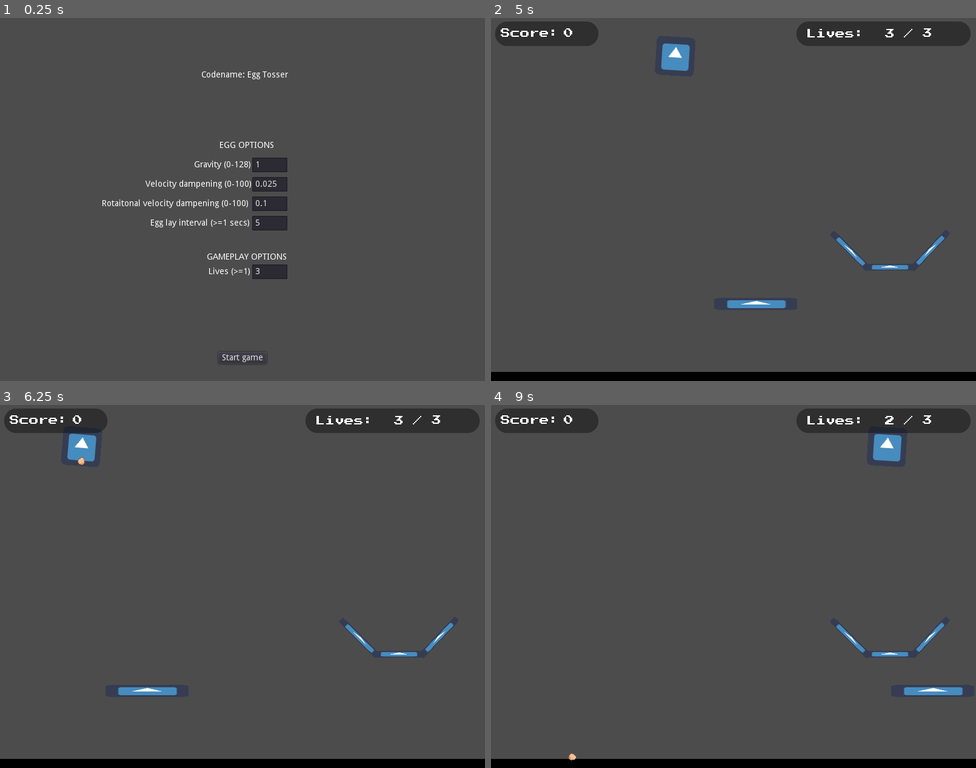
Above: before the commit, frames 1-4 (two rows, left to right).
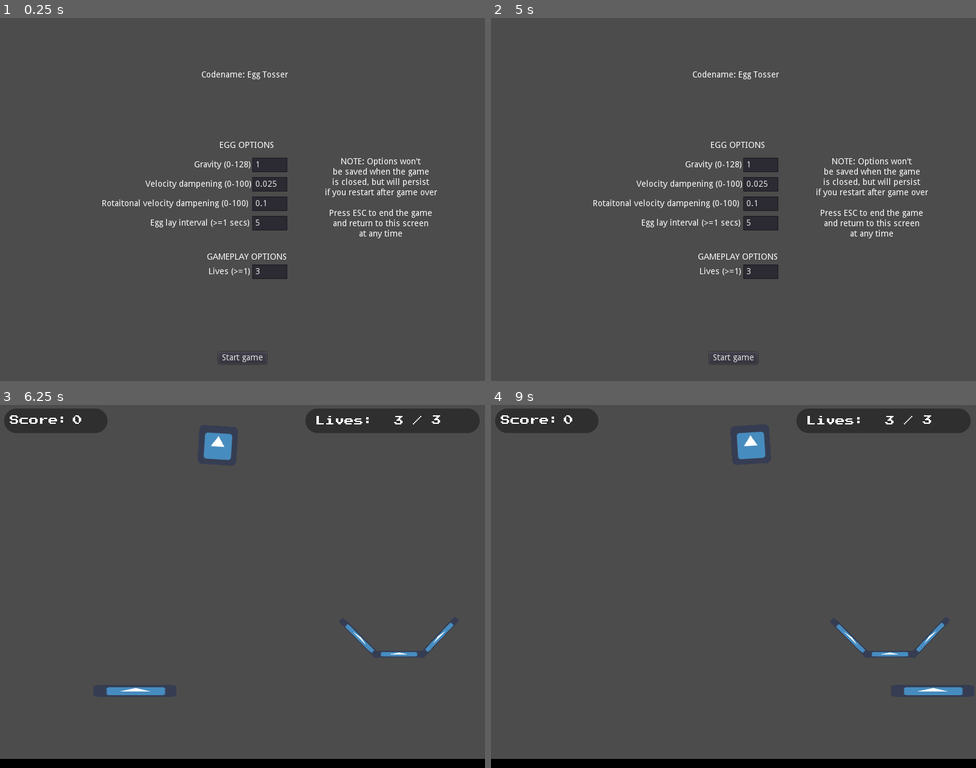
Above: after the commit, the same moments.

Repository: thatnick/fragile
Game: Godot game, scene res://scenes/debug_options.tscn
Same seed, same stepped clock (60 frames per second), same inputs: the game is played once before the commit and once after it. The engine's default icon, where the game draws it, is replaced by a stand-in: a white triangle on a blue panel in a dark square.
Inputs (mouse positions are in pixels of both pictures, inside the frame that each line leads up to):
- Up to frame 1 (0.25 s): no input
- Up to frame 2 (5 s): click "Start game" at 0.5 s; hold Right (ui_right) 1.28-2.03 s; hold Left (ui_left) 2.03-2.78 s; hold Right (ui_right) 2.78-4.28 s; hold Left (ui_left) from 4.28 s (still down); tap Escape (ui_cancel) at 4.9 s
- Up to frame 3 (6.25 s): release Left (ui_left) at 5 s; click (242, 746) at 5 s, where only the run after the commit has a clickable "Start game"; hold Left (ui_left) from 5.78 s (still down)
- Up to frame 4 (9 s): release Left (ui_left) at 7.28 s; hold Right (ui_right) from 7.28 s (still down)

The runs differ from the first frame. In frame 1, 0.9% of the frame differs, in the area x 67-91%, y 38-61%; in frame 2, 11%, in the area x 0-100%, y 1-100%; in frame 3, 1.0%; in frame 4, 0.9%.

Commit message:
Add instructions for debug options. Add game over screen. Set the default debug options from manager not DebugOptions.

Diff:
--- a/scenes/debug_options.tscn
+++ b/scenes/debug_options.tscn
@@ -13,6 +13,24 @@
 margin_right = 75.0
 margin_bottom = 108.0
 text = "Codename: Egg Tosser"
+align = 1
+valign = 1
+
+[node name="Title2" type="Label" parent="."]
+anchor_left = 0.5
+anchor_right = 0.5
+margin_left = 136.0
+margin_top = 232.0
+margin_right = 321.0
+margin_bottom = 365.0
+text = "NOTE: Options won't
+be saved when the game
+is closed, but will persist
+if you restart after game over
+
+Press ESC to end the game
+and return to this screen
+at any time"
 align = 1
 valign = 1
 
@@ -32,28 +50,24 @@
 margin_top = 232.0
 margin_right = 474.0
 margin_bottom = 256.0
-text = "1"
 
 [node name="VelDampEdit" type="LineEdit" parent="."]
 margin_left = 416.0
 margin_top = 264.0
 margin_right = 474.0
 margin_bottom = 288.0
-text = "0.025"
 
 [node name="RotVelDampEdit" type="LineEdit" parent="."]
 margin_left = 416.0
 margin_top = 296.0
 margin_right = 474.0
 margin_bottom = 320.0
-text = "0.1"
 
 [node name="EggIntervalEdit" type="LineEdit" parent="."]
 margin_left = 416.0
 margin_top = 328.0
 margin_right = 474.0
 margin_bottom = 352.0
-text = "5"
 
 [node name="Label" type="Label" parent="."]
 margin_left = 320.0
@@ -111,7 +125,6 @@
 margin_top = 408.0
 margin_right = 474.0
 margin_bottom = 432.0
-text = "3"
 
 [node name="StartGameButton" type="Button" parent="."]
 anchor_left = 0.5
--- a/scenes/egg_gen.tscn
+++ b/scenes/egg_gen.tscn
@@ -30,6 +30,5 @@
 
 [node name="EggSpawnTimer" type="Timer" parent="."]
 wait_time = 5.0
-autostart = true
 
 [connection signal="timeout" from="EggSpawnTimer" to="." method="_on_EggSpawnTimer_timeout"]
--- a/scenes/game.tscn
+++ b/scenes/game.tscn
@@ -1,6 +1,7 @@
-[gd_scene load_steps=7 format=2]
+[gd_scene load_steps=8 format=2]
 
 [ext_resource path="res://scenes/wall.tscn" type="PackedScene" id=1]
+[ext_resource path="res://scripts/game.gd" type="Script" id=2]
 [ext_resource path="res://scenes/player.tscn" type="PackedScene" id=3]
 [ext_resource path="res://scenes/floor.tscn" type="PackedScene" id=4]
 [ext_resource path="res://scenes/nest.tscn" type="PackedScene" id=5]
@@ -8,6 +9,7 @@
 [ext_resource path="res://scenes/hud.tscn" type="PackedScene" id=7]
 
 [node name="Game" type="Node"]
+script = ExtResource( 2 )
 
 [node name="Floor" parent="." instance=ExtResource( 4 )]
 position = Vector2( 0, 595 )
--- /dev/null
+++ b/scenes/game_over.tscn
@@ -0,0 +1,30 @@
+[gd_scene load_steps=2 format=2]
+
+[ext_resource path="res://scripts/game_over.gd" type="Script" id=1]
+
+[node name="CanvasLayer" type="CanvasLayer"]
+script = ExtResource( 1 )
+
+[node name="Button" type="Button" parent="."]
+anchor_left = 0.5
+anchor_top = 0.5
+anchor_right = 0.5
+anchor_bottom = 0.5
+margin_left = -28.5
+margin_top = 26.0
+margin_right = 28.5
+margin_bottom = 46.0
+text = "Restart"
+
+[node name="Label" type="Label" parent="."]
+anchor_left = 0.5
+anchor_top = 0.5
+anchor_right = 0.5
+anchor_bottom = 0.5
+margin_left = -38.0
+margin_top = -7.0
+margin_right = 38.0
+margin_bottom = 7.0
+text = "GAME OVER"
+
+[connection signal="pressed" from="Button" to="." method="_on_Button_pressed"]
--- a/scripts/debug_options.gd
+++ b/scripts/debug_options.gd
@@ -1,6 +1,14 @@
+# DEBUG
 extends CanvasLayer
 
 onready var manager = get_node("/root/Manager")
+
+func _ready():
+	$GravityEdit.text = str(manager.gravity)
+	$VelDampEdit.text = str(manager.vel_damp)
+	$RotVelDampEdit.text = str(manager.rot_vel_damp)
+	$EggIntervalEdit.text = str(manager.egg_interval)
+	$LivesEdit.text = str(manager.lives_total)
 
 func _on_StartGameButton_pressed():
 	manager.gravity = float($GravityEdit.text)
--- a/scripts/egg.gd
+++ b/scripts/egg.gd
@@ -34,7 +34,7 @@
 
 # hatch the egg when the timer runs out (it starts on egg creation)
 func _on_HatchTimer_timeout():
-	# Gameplay testing: Turned off eggs hatching in mid air
+	# GAMEPLAY TESTING: Turned off eggs hatching in mid air
 	pass
 	#hatch()
 	# TODO play an animation instead of just deleting the egg
@@ -48,6 +48,5 @@
 	#TODO change to the splat animation
 
 func hatch():
-	print("An egg hatched!")
 	manager.score += SCORE_VALUE
 	hatched = true
--- a/scripts/egg_gen.gd
+++ b/scripts/egg_gen.gd
@@ -13,6 +13,7 @@
 
 	# DEBUG Set options from the debug screen
 	$EggSpawnTimer.wait_time = manager.egg_interval
+	$EggSpawnTimer.start()
 
 func _process(delta):
 	# move bird along the path
--- /dev/null
+++ b/scripts/game.gd
@@ -0,0 +1,14 @@
+extends Node
+
+onready var manager = get_node("/root/Manager")
+
+func _ready():
+	manager.game_running = true
+
+func _process(delta):
+	# DEBUG
+	if Input.is_action_pressed("ui_cancel"):
+		get_tree().change_scene("res://scenes/debug_options.tscn")
+
+func _exit_tree():
+	manager.game_running = false
--- /dev/null
+++ b/scripts/game_over.gd
@@ -0,0 +1,10 @@
+extends CanvasLayer
+
+func _process(delta):
+	# DEBUG
+	if Input.is_action_pressed("ui_cancel"):
+		get_tree().change_scene("res://scenes/debug_options.tscn")
+
+func _on_Button_pressed():
+	# DEBUG
+	get_tree().change_scene("res://scenes/debug_options.tscn")
--- a/scripts/manager.gd
+++ b/scripts/manager.gd
@@ -2,16 +2,23 @@
 
 extends Node
 
+var game_running = false
+
 var rng = RandomNumberGenerator.new()
 
 var score: int = 0
-var lives: int = 3
+var lives
 
-var lives_total
-var gravity
-var vel_damp
-var rot_vel_damp
-var egg_interval
+var lives_total = 3
+var gravity = 1
+var vel_damp = 0.025
+var rot_vel_damp = 0.1
+var egg_interval = 5
 
 func _ready():
 	rng.randomize()
+	lives = lives_total
+
+func _process(delta):
+	if (game_running && lives <= 0):
+		get_tree().change_scene("res://scenes/game_over.tscn")
